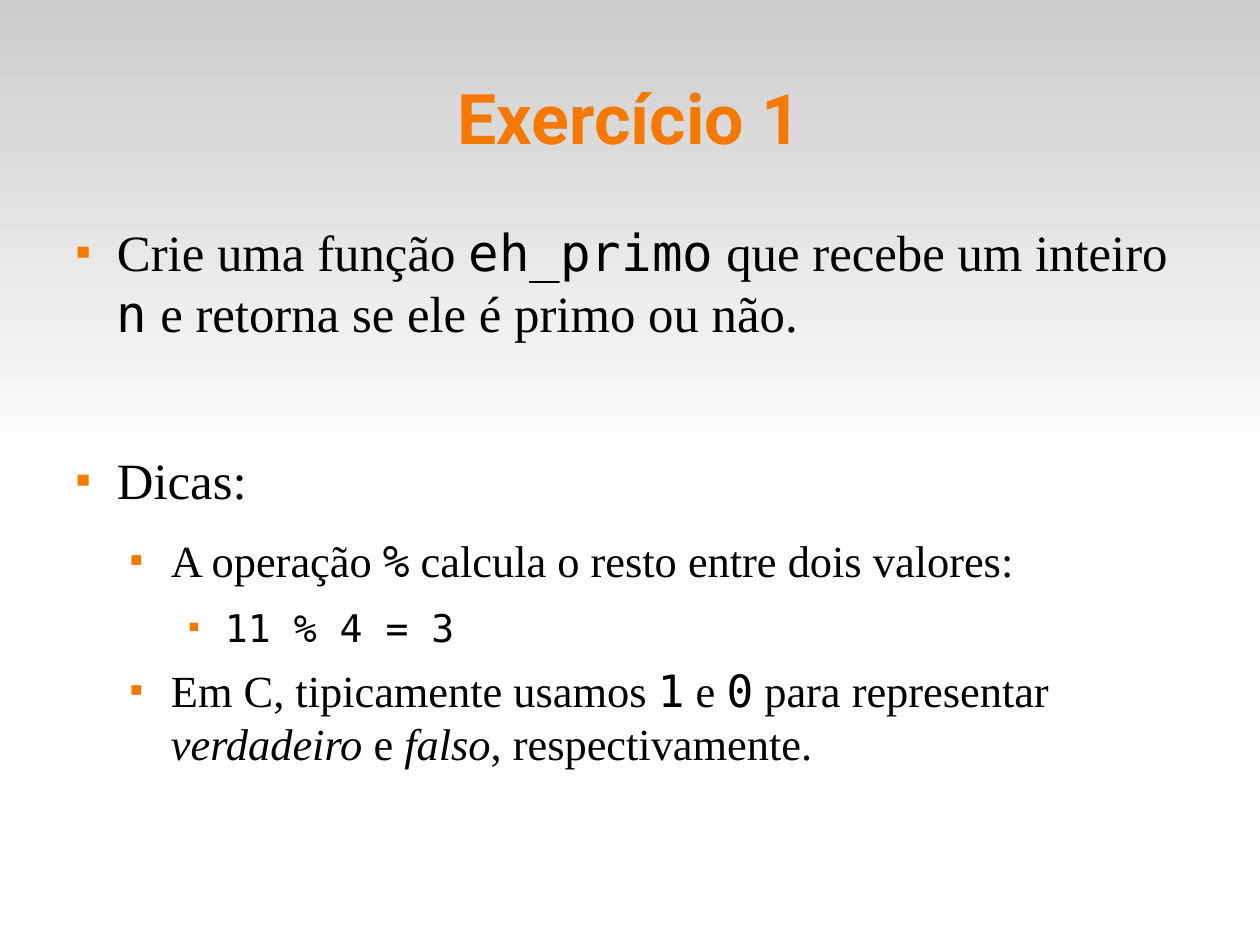
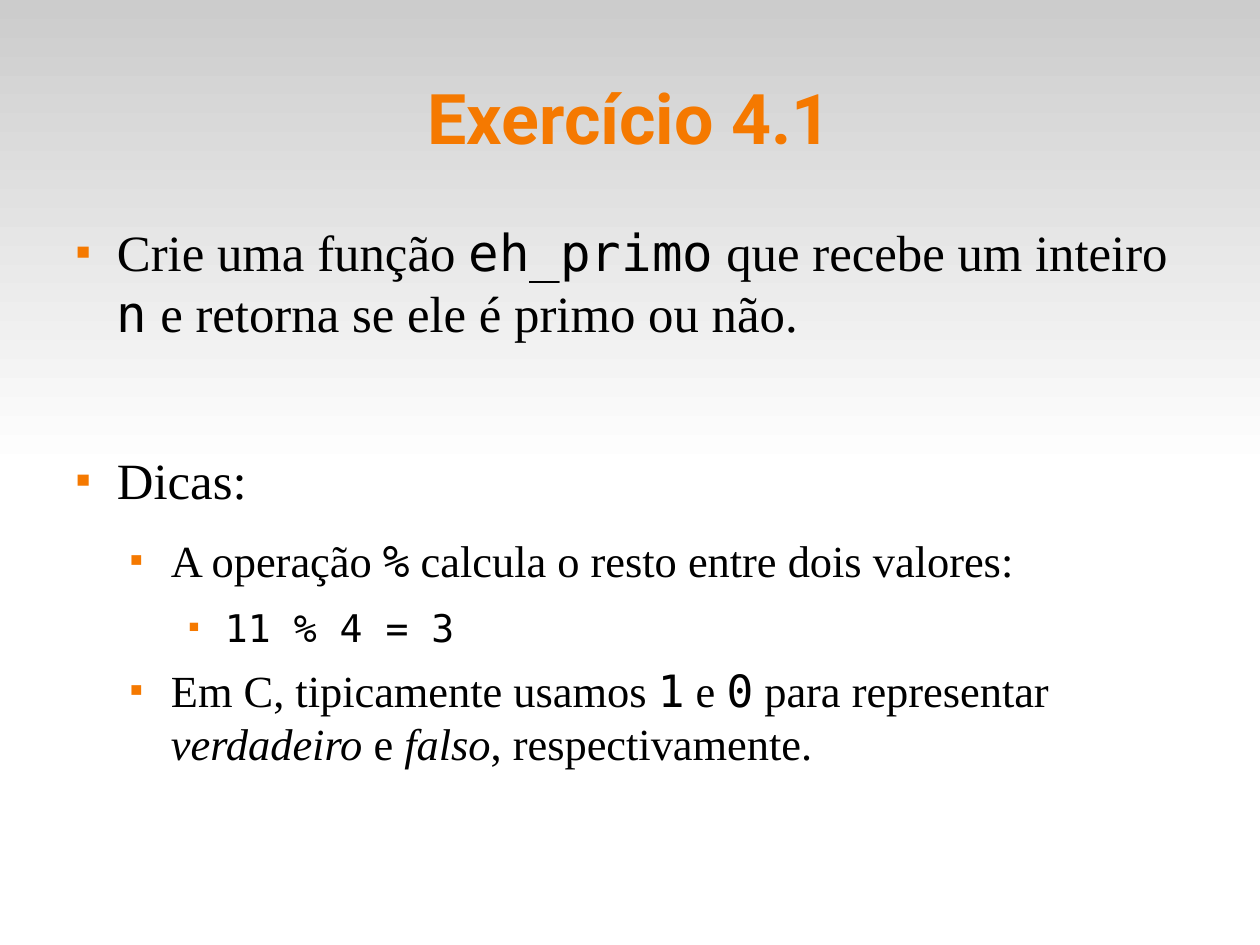
Before and after one commit to fsantanna-uerj/LP1, a slide deck: slide 7 of Slides/lp1-04-funcoes.odp. Drawn at 1260x945 pixels with LibreOffice and Linux fonts; fonts in the diff are those of the drawing. Boxes give left, top, right and bottom in pixels: in the first picture for what was removed or moved away, otherwise in the second. Text is boxed around its words. In the diff, an @@ line names an element or a change of style, - is before the commit and + after.

```diff
--- a/Slides/lp1-04-funcoes.odp
+++ b/Slides/lp1-04-funcoes.odp
@@ title at (427,92,831,145): text changed @@
-Exercício 1
+Exercício 4.1
```
Also in this commit, not shown: 1 other slide changed, 11 other files.
